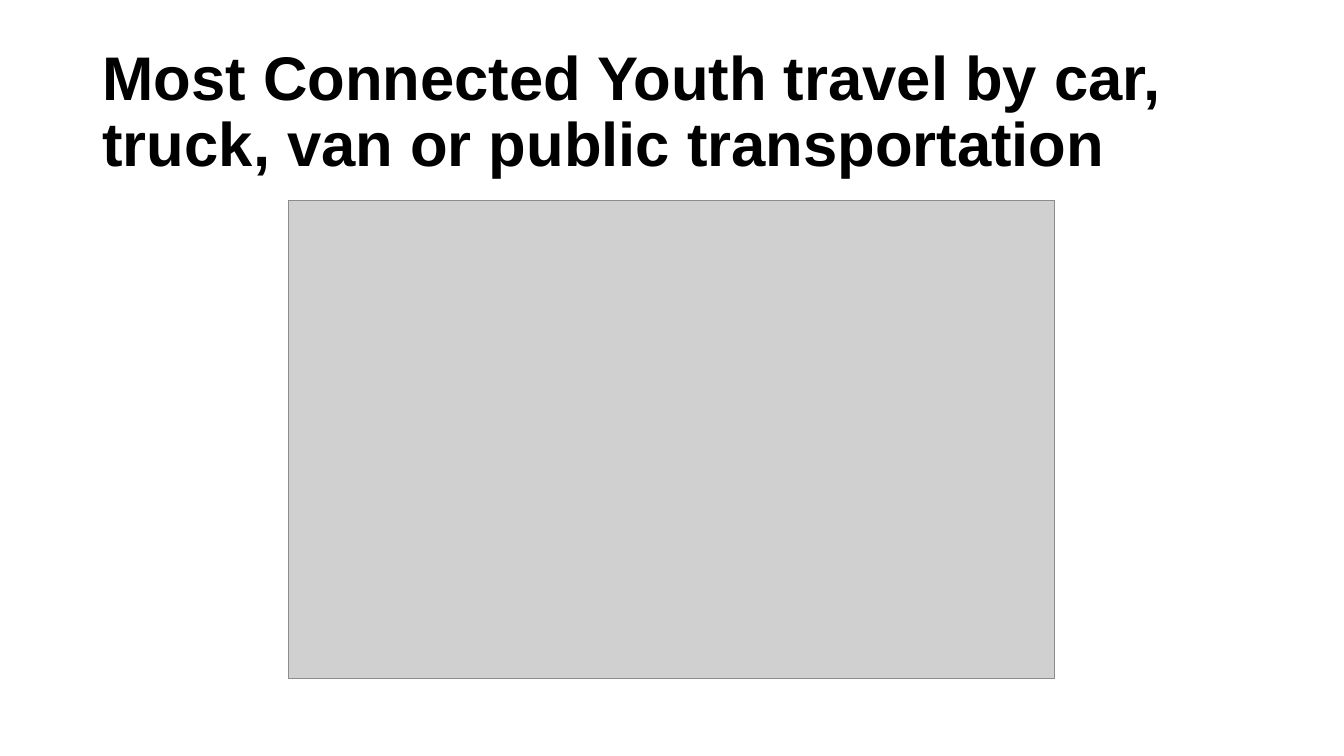
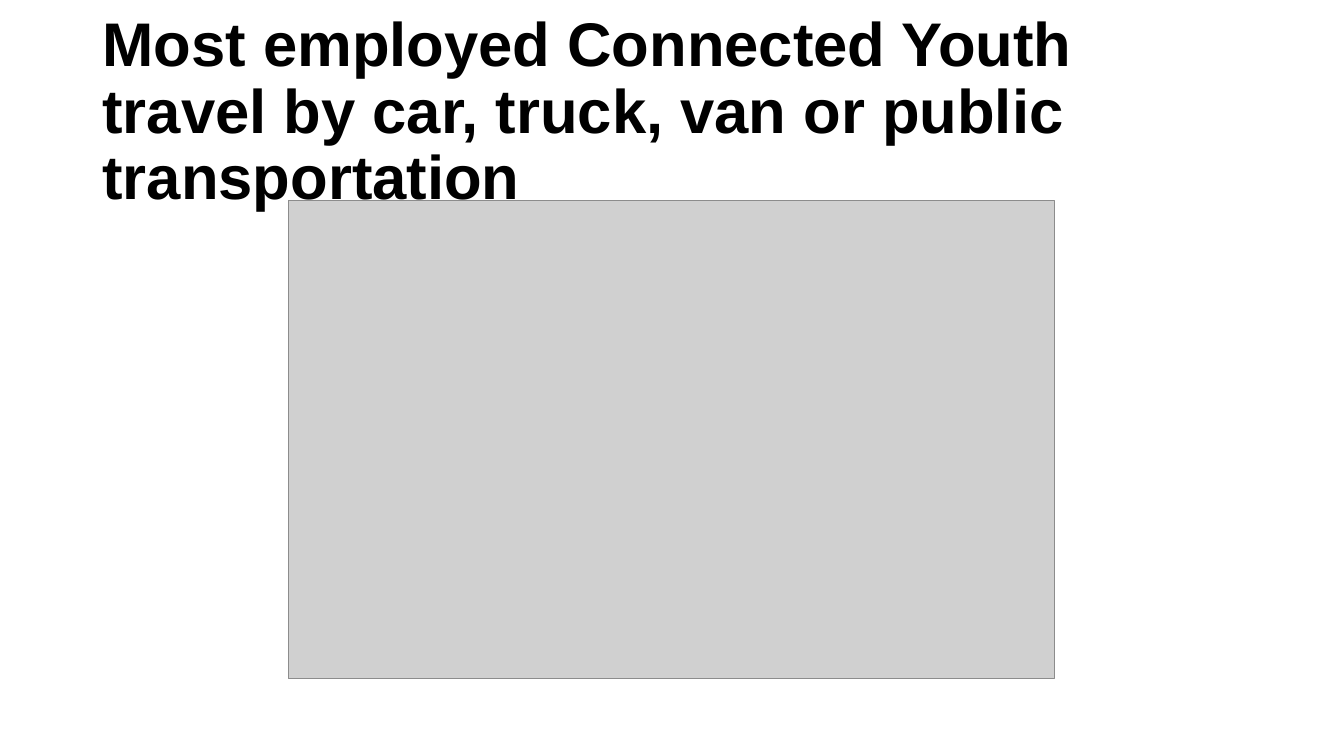
Before and after one commit to ucdiegorubi/oy_census_analysis, a slide deck: slide 21 of create_powerpoint/household_structure_estimates.pptx (slide 20 before the commit). Drawn at 1344x756 pixels with LibreOffice and Linux fonts; fonts in the diff are those of the drawing; grey boxes stand for pictures; background and template pictures are left out. Boxes give left, top, right and bottom in pixels: in the first picture for what was removed or moved away, otherwise in the second. Text is boxed around its words. In the diff, an @@ line names an element or a change of style, - is before the commit and + after.

```diff
--- a/create_powerpoint/household_structure_estimates.pptx
+++ b/create_powerpoint/household_structure_estimates.pptx
@@ title at <box>102,21,1071,211</box>: text changed @@
-Most Connected Youth travel by car, truck, van or public transportation
+Most employed Connected Youth travel by car, truck, van or public transportation
```
Also in this commit, not shown: 7 other slides changed, 5 other files.
